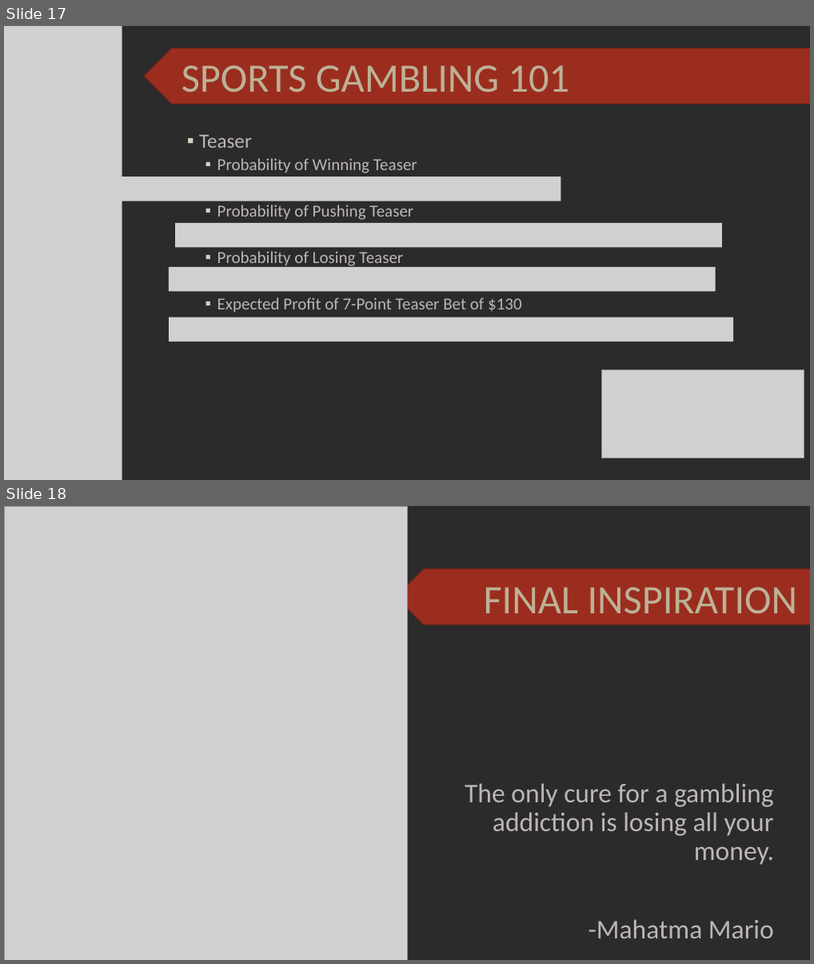
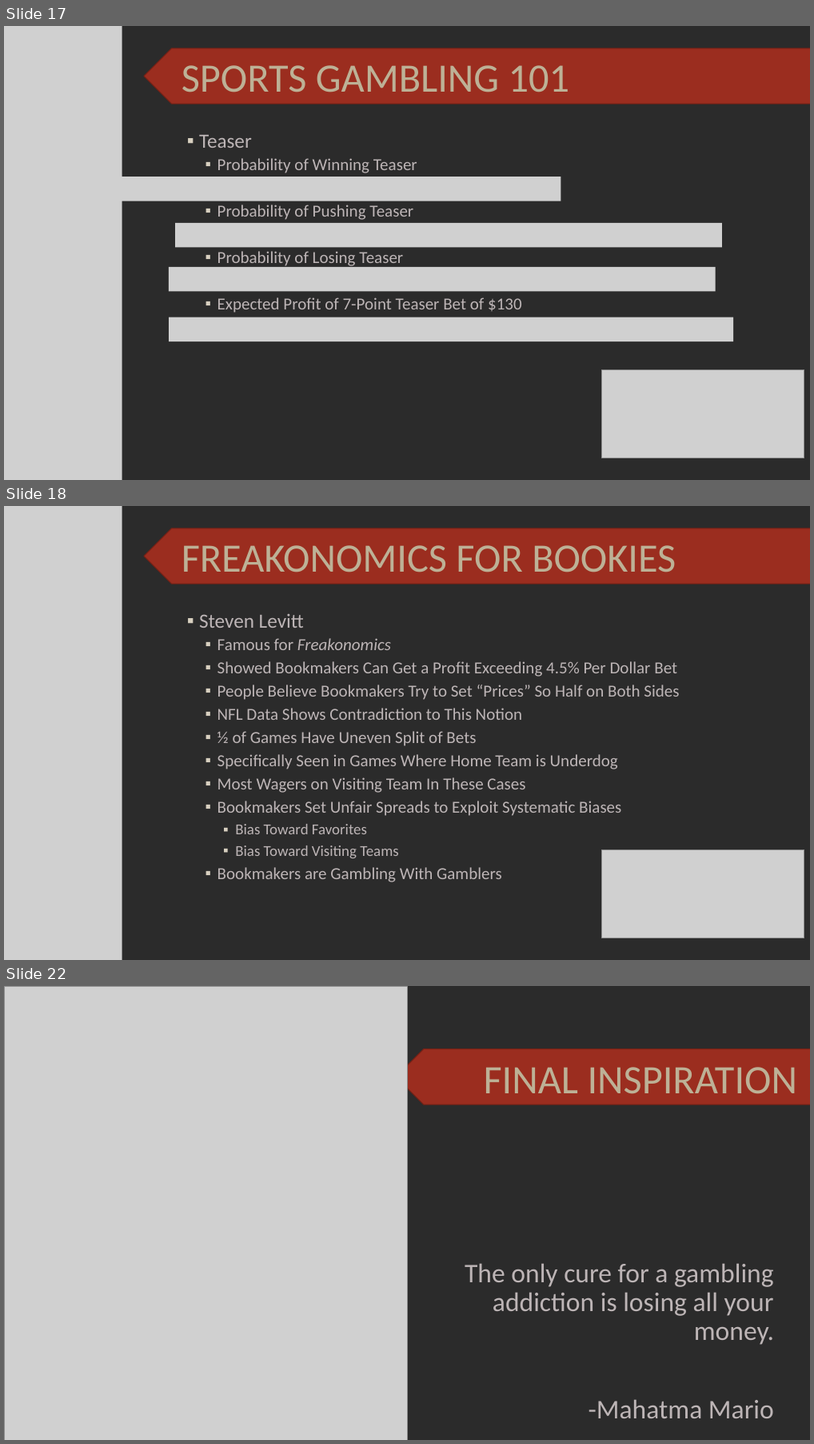
Before and after one commit to SuperMarioGiacomazzo/STOR390_WEBSITE, a slide deck: Slides/Gambling 1/Gambling_1_Lecture.pptx. Shown one above the other, each under a label of ours: slides 17 and 18 before the commit, slides 17, 18 and 22 after it; the slides between them are not shown. The pictures are 814x964 and 814x1444 pixels, drawn with LibreOffice and Linux fonts; fonts in the diff are those of the drawing; grey boxes stand for pictures; background and template pictures are left out; a plain dark background stands for a picture behind light text. Boxes give left, top, right and bottom in pixels: in the first picture for what was removed or moved away, otherwise in the second. Text is boxed around its words. In the diff, an @@ line names an element or a change of style, - is before the commit and + after.

```diff
--- a/Slides/Gambling 1/Gambling_1_Lecture.pptx
+++ b/Slides/Gambling 1/Gambling_1_Lecture.pptx
@@ slide 18 added at <box>4,506,810,960</box>, background picture (left out) @@
@@ picture added at <box>4,506,122,960</box> @@
@@ chevron added at <box>144,528,810,584</box>, fill #9B2D1F, outline #732117 1 pt @@
@@ title added at <box>182,545,676,572</box>, 48 pt, text #BDB196 @@
+FREAKONOMICS FOR BOOKIES
@@ text added at <box>199,614,679,882</box>, 20 pt, text #BDB5B6 @@
+▪ Steven Levitt
+  ▪ Famous for Freakonomics
+  ▪ Showed Bookmakers Can Get a Profit Exceeding 4.5% Per Dollar Bet
+  ▪ People Believe Bookmakers Try to Set “Prices” So Half on Both Sides
+  ▪ NFL Data Shows Contradiction to This Notion
+  ▪ ½ of Games Have Uneven Split of Bets
+  ▪ Specifically Seen in Games Where Home Team is Underdog
+  ▪ Most Wagers on Visiting Team In These Cases
+  ▪ Bookmakers Set Unfair Spreads to Exploit Systematic Biases
+    ▪ Bias Toward Favorites
+    ▪ Bias Toward Visiting Teams
+  ▪ Bookmakers are Gambling With Gamblers
@@ picture added at <box>602,850,804,938</box> @@
@@ what was slide 18 is now slide 22 @@
```
Also in this commit, not shown: 3 other slides added, 7 other files.
